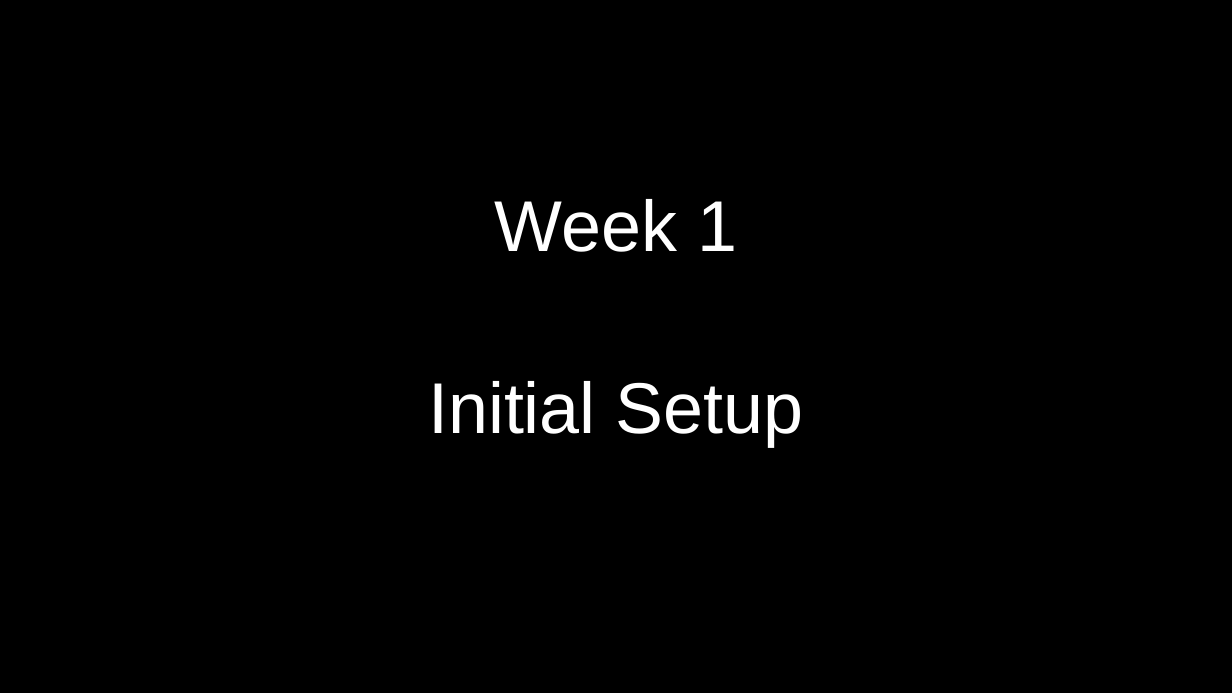
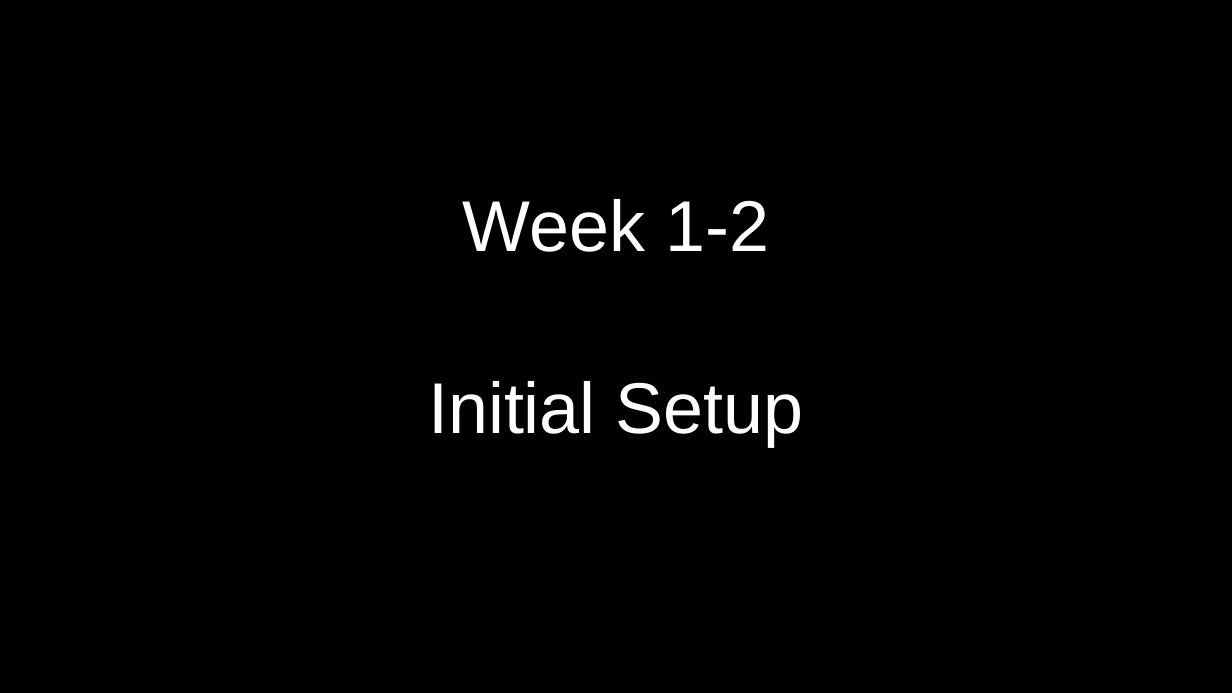
Before and after one commit to shazia-dewan/multi-agentCrazyflieLift, a slide deck: slide 1 of docs/MIRL LAB Honours Project Bi-Weekly Update.pptx. Drawn at 1232x693 pixels with LibreOffice and Linux fonts; fonts in the diff are those of the drawing. Boxes give left, top, right and bottom in pixels: in the first picture for what was removed or moved away, otherwise in the second. Text is boxed around its words. In the diff, an @@ line names an element or a change of style, - is before the commit and + after.

```diff
--- a/docs/MIRL LAB Honours Project Bi-Weekly Update.pptx
+++ b/docs/MIRL LAB Honours Project Bi-Weekly Update.pptx
@@ text at (x1=463, y1=199, x2=769, y2=252): text changed @@
-Week 1
+Week 1-2
```
Also in this commit, not shown: 2 other slides changed, 8 slides added, 12 other files.
